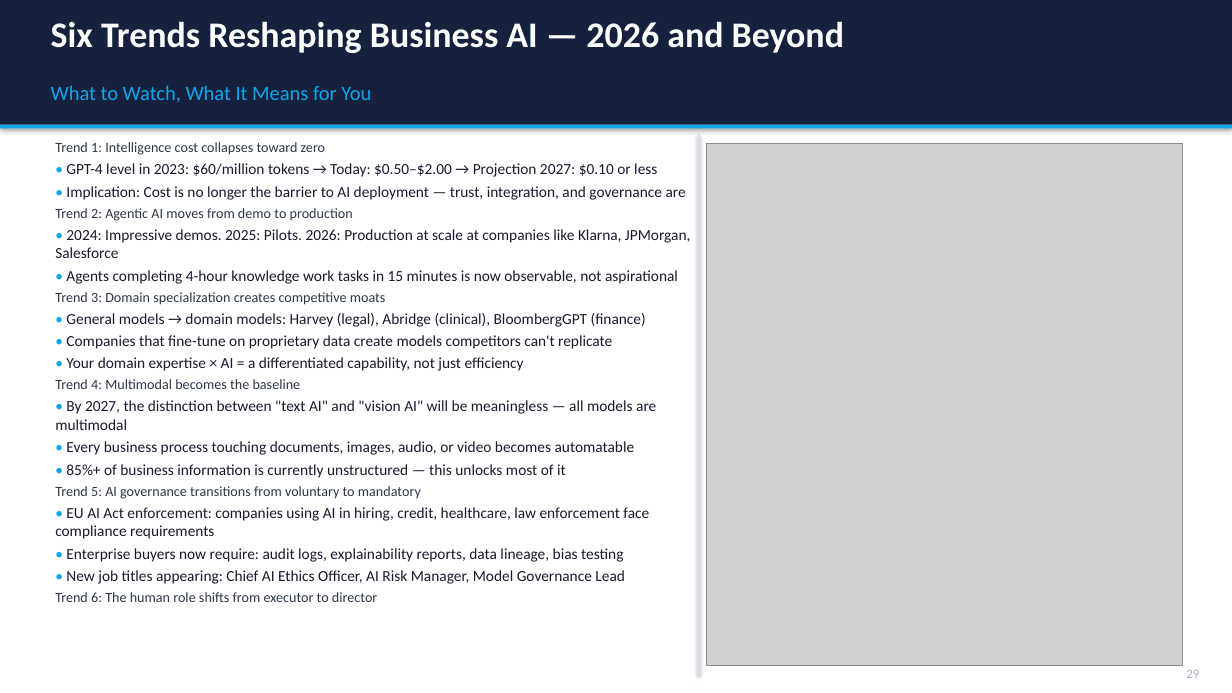
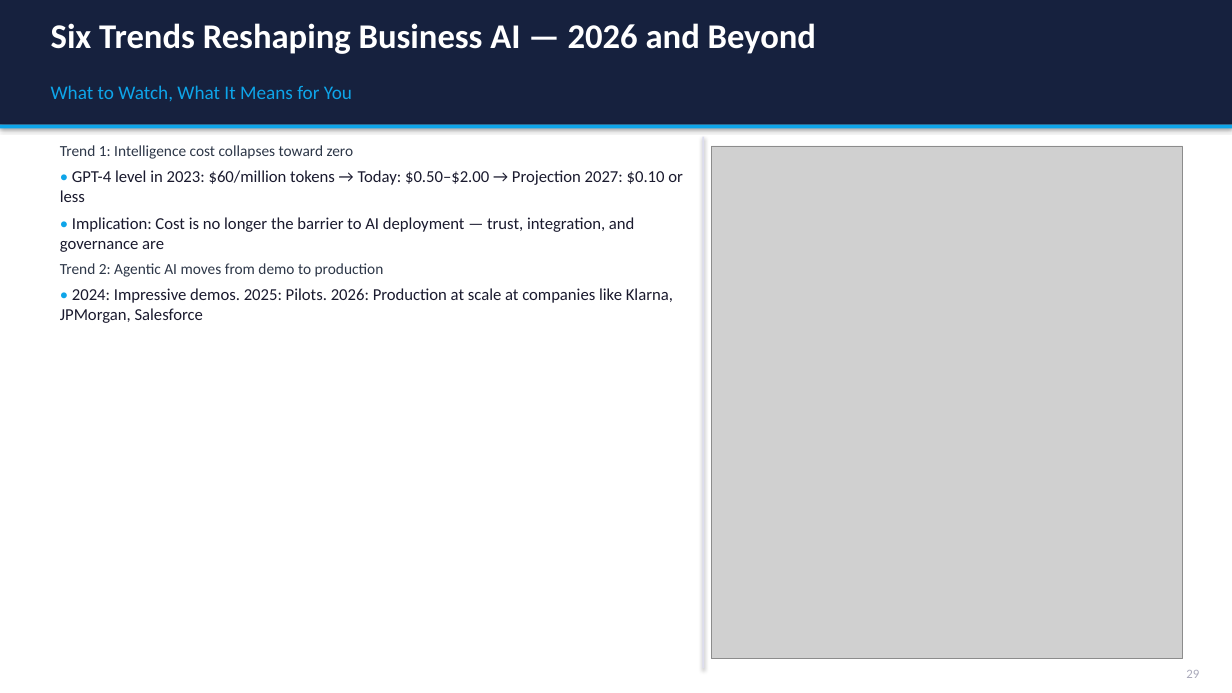
Before and after one commit to appjr/GenAIForBusinessOnline, a slide deck: slide 34 of Class 11/Week11_AI_Trends_Slides.pptx. Drawn at 1232x693 pixels with LibreOffice and Linux fonts; fonts in the diff are those of the drawing; grey boxes stand for pictures. Boxes give left, top, right and bottom in pixels: in the first picture for what was removed or moved away, otherwise in the second. Text is boxed around its words. In the diff, an @@ line names an element or a change of style, - is before the commit and + after.

```diff
--- a/Class 11/Week11_AI_Trends_Slides.pptx
+++ b/Class 11/Week11_AI_Trends_Slides.pptx
@@ text "Six Trends Reshaping Business AI ..." at bbox=[51, 23, 816, 54]: size 28 to 27 pt @@
@@ text "What to Watch, What It ..." at bbox=[51, 85, 352, 101]: size 16 to 15 pt @@
@@ text "Trend 1: Intelligence cost collapses ..." at bbox=[60, 145, 683, 323]: size 11 to 12 pt in "Trend 1: Intelligence cost collapses toward zero", "Trend 2: Agentic AI moves from demo ..."; size 12 to 13 pt in "• GPT-4 level in 2023: $60/million tokens ...", "• Implication: Cost is no longer the ...", "• 2024: Impressive demos. 2025: Pilots. 2026: ..."; more space between paragraphs @@
@@ rectangle: place and size @@
-rectangle at bbox=[698, 134, 701, 675]
+rectangle at bbox=[702, 137, 704, 668]
@@ picture: place and size @@
-picture at bbox=[707, 143, 1183, 665]
+picture at bbox=[712, 146, 1183, 659]
@@ text at bbox=[55, 270, 678, 602]: paragraphs removed @@
-• Agents completing 4-hour knowledge work tasks in 15 minutes is now observable, not aspirational
-Trend 3: Domain specialization creates competitive moats
-• General models → domain models: Harvey (legal), Abridge (clinical), BloombergGPT (finance)
-• Companies that fine-tune on proprietary data create models competitors can't replicate
-• Your domain expertise × AI = a differentiated capability, not just efficiency
-Trend 4: Multimodal becomes the baseline
-• By 2027, the distinction between "text AI" and "vision AI" will be meaningless — all models are multimodal
-• Every business process touching documents, images, audio, or video becomes automatable
-• 85%+ of business information is currently unstructured — this unlocks most of it
-Trend 5: AI governance transitions from voluntary to mandatory
-• EU AI Act enforcement: companies using AI in hiring, credit, healthcare, law enforcement face compliance requirements
-• Enterprise buyers now require: audit logs, explainability reports, data lineage, bias testing
-• New job titles appearing: Chief AI Ethics Officer, AI Risk Manager, Model Governance Lead
-Trend 6: The human role shifts from executor to director
```
Also in this commit, not shown: 31 other slides changed, 13 other files.
